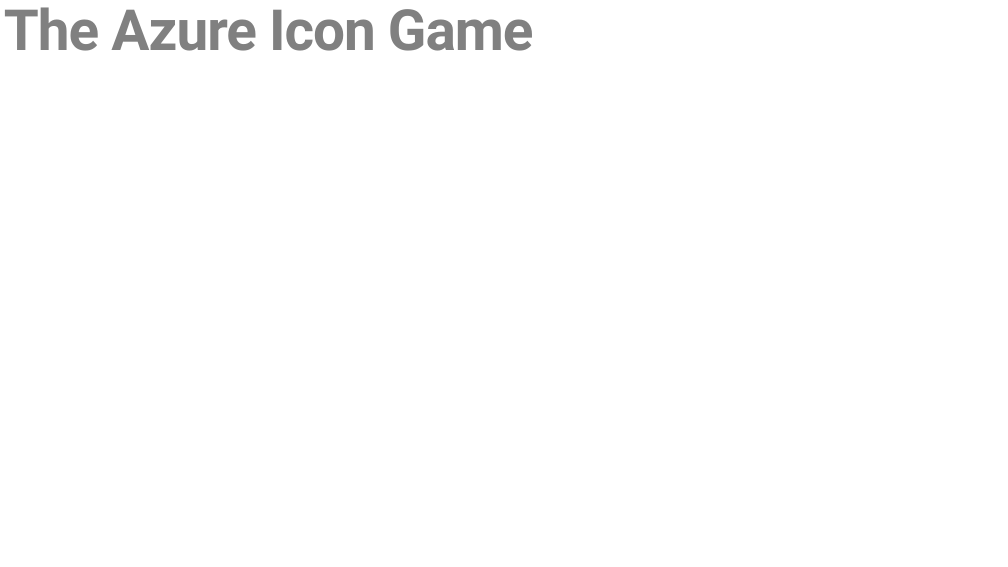
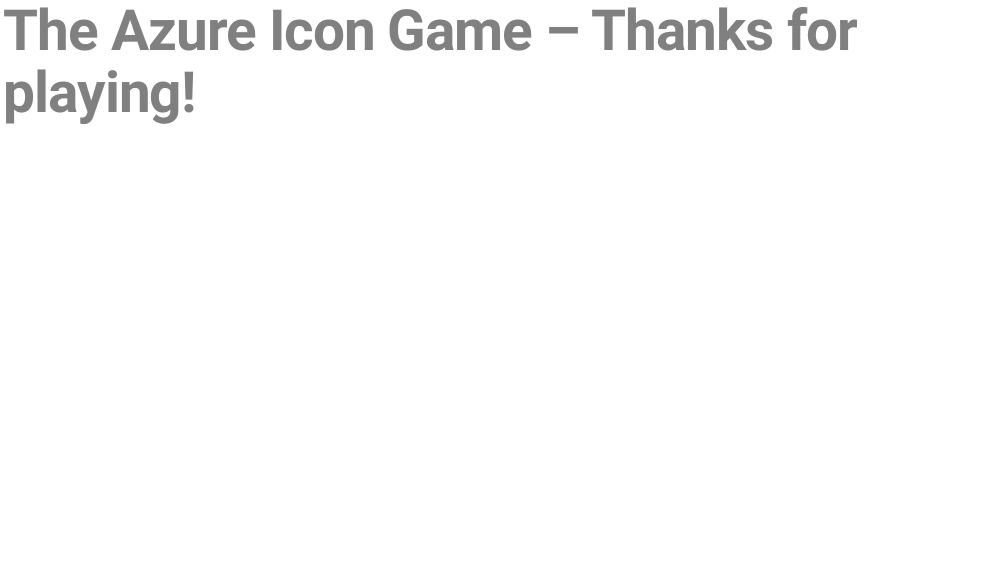
Before and after one commit to mrpaulandrew/CommunityEvents, a slide deck: slide 51 of The Azure Icon Game.pptx. Drawn at 1008x567 pixels with LibreOffice and Linux fonts; fonts in the diff are those of the drawing; background and template pictures are left out. Boxes give left, top, right and bottom in pixels: in the first picture for what was removed or moved away, otherwise in the second. Text is boxed around its words. In the diff, an @@ line names an element or a change of style, - is before the commit and + after.

```diff
--- a/The Azure Icon Game.pptx
+++ b/The Azure Icon Game.pptx
@@ text at (4, 7, 858, 124): text changed @@
-The Azure Icon Game
+The Azure Icon Game – Thanks for playing!
```
Also in this commit, not shown: 1 other slide changed.
